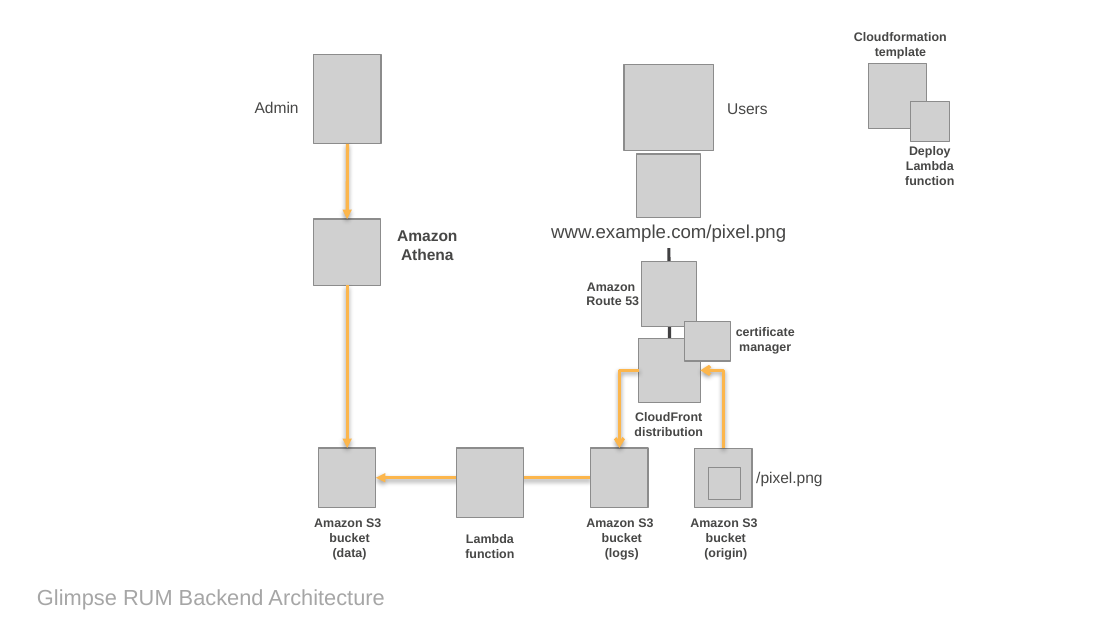
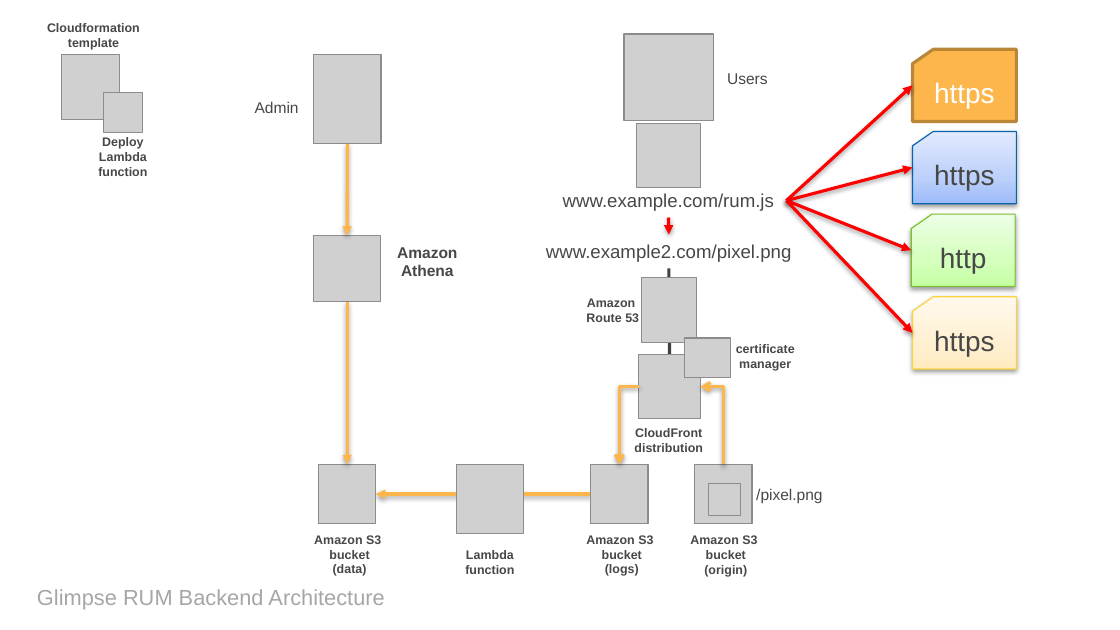
Before and after one commit to cloudthreesixty/GlimpseRUM, a slide deck: slide 1 of AWS-receiver/AWS Architecture Diagram.pptx. Drawn at 1120x630 pixels with LibreOffice and Linux fonts; fonts in the diff are those of the drawing; grey boxes stand for pictures; background and template pictures are left out. Boxes give left, top, right and bottom in pixels: in the first picture for what was removed or moved away, otherwise in the second. Text is boxed around its words. In the diff, an @@ line names an element or a change of style, - is before the commit and + after.

Commit message:
Added cookie capture, reload time, source page url, and start of CloudFormation template which creates CloudFront and S3 objects with correct CORS config

```diff
--- a/AWS-receiver/AWS Architecture Diagram.pptx
+++ b/AWS-receiver/AWS Architecture Diagram.pptx
@@ flow chart punched card added at bbox=[913, 49, 1017, 122], fill #FCB64C, outline #BA8738 2 pt, 18 pt, text #FFFFFF @@
+https
@@ 2 pictures, 1 text: place and size @@
-2 pictures, 1 text at bbox=[624, 64, 767, 218]
+2 pictures, 1 text at bbox=[624, 34, 767, 188]
@@ arrow added from (786, 200) to (913, 85), #FF0000 2 pt @@
@@ 2 pictures, 2 texts: place and size @@
-2 pictures, 2 texts at bbox=[854, 32, 954, 185]
+2 pictures, 2 texts at bbox=[47, 23, 147, 176]
@@ arrow moved from (347, 143) - (347, 220) to (347, 143) - (347, 235) @@
@@ flow chart punched card added at bbox=[913, 131, 1017, 204], fill gradient #9EBBFA to #BCCFFA to #E4ECFE, outline #0865AE 0.75 pt, 18 pt, text #474746 @@
+https
@@ arrow added from (786, 200) to (913, 168), #FF0000 2 pt @@
@@ text added at bbox=[563, 193, 774, 211], 12 pt, text #474746 @@
+www.example.com/rum.js
@@ arrow added from (786, 200) to (912, 250), #FF0000 2 pt @@
@@ arrow added from (786, 200) to (913, 333), #FF0000 2 pt @@
@@ arrow added from (669, 217) to (669, 234), #FF0000 2 pt @@
@@ flow chart punched card added at bbox=[912, 214, 1016, 287], fill gradient #C3FFA3 to #D4FFBE to #EEFFE6, outline #78C12E 0.75 pt, 18 pt, text #474746 @@
+http
@@ text at bbox=[546, 244, 791, 262]: text changed @@
-www.example.com/pixel.png
+www.example2.com/pixel.png
@@ line moved from (670, 338) - (669, 248) to (670, 355) - (669, 269) @@
@@ flow chart punched card added at bbox=[913, 297, 1017, 370], fill gradient #FFECC0 to #FFF1D2 to #FFFAEE, outline #FCD43F 0.75 pt, 18 pt, text #474746 @@
+https
@@ 9 pictures, 9 texts, 2 arrows, 2 elbow arrows: place and size @@
-9 pictures, 9 texts, 2 arrows, 2 elbow arrows at bbox=[314, 220, 822, 560]
+9 pictures, 9 texts, 2 arrows, 2 elbow arrows at bbox=[314, 235, 822, 577]
```
Also in this commit, not shown: 4 other files.
